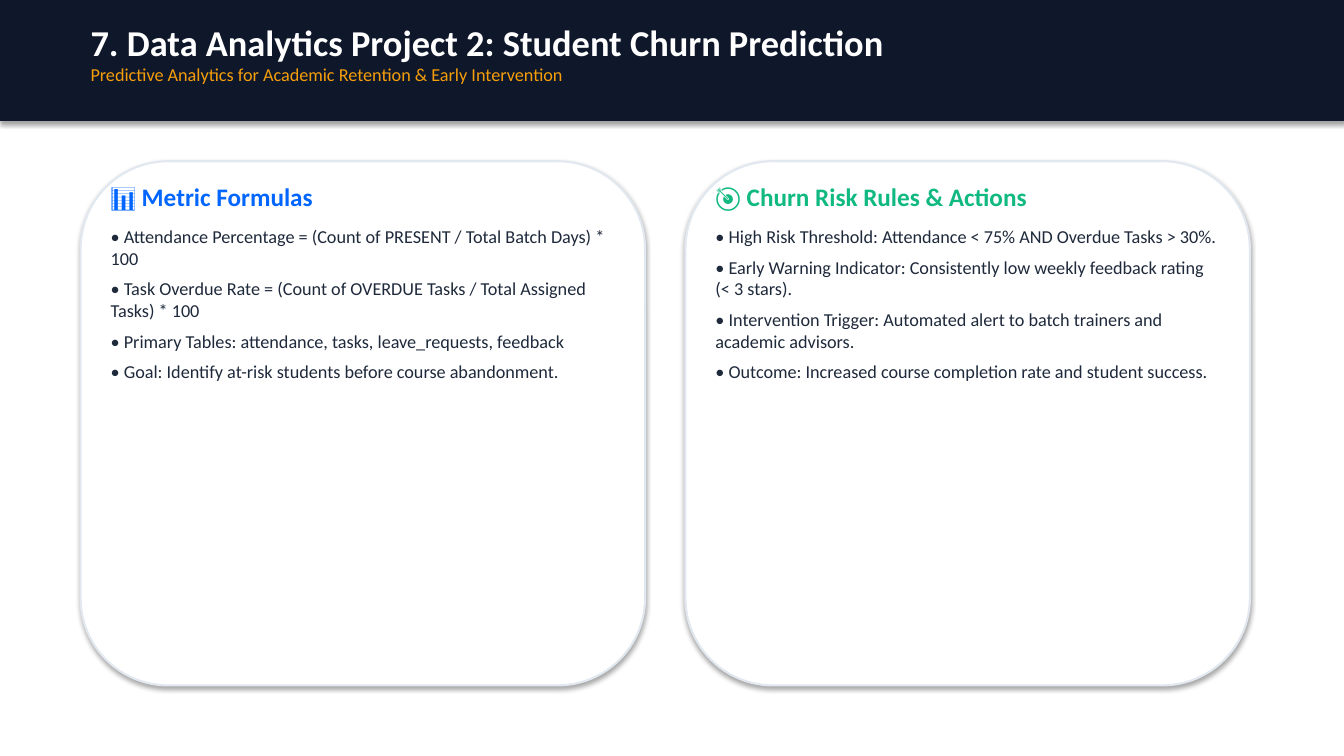
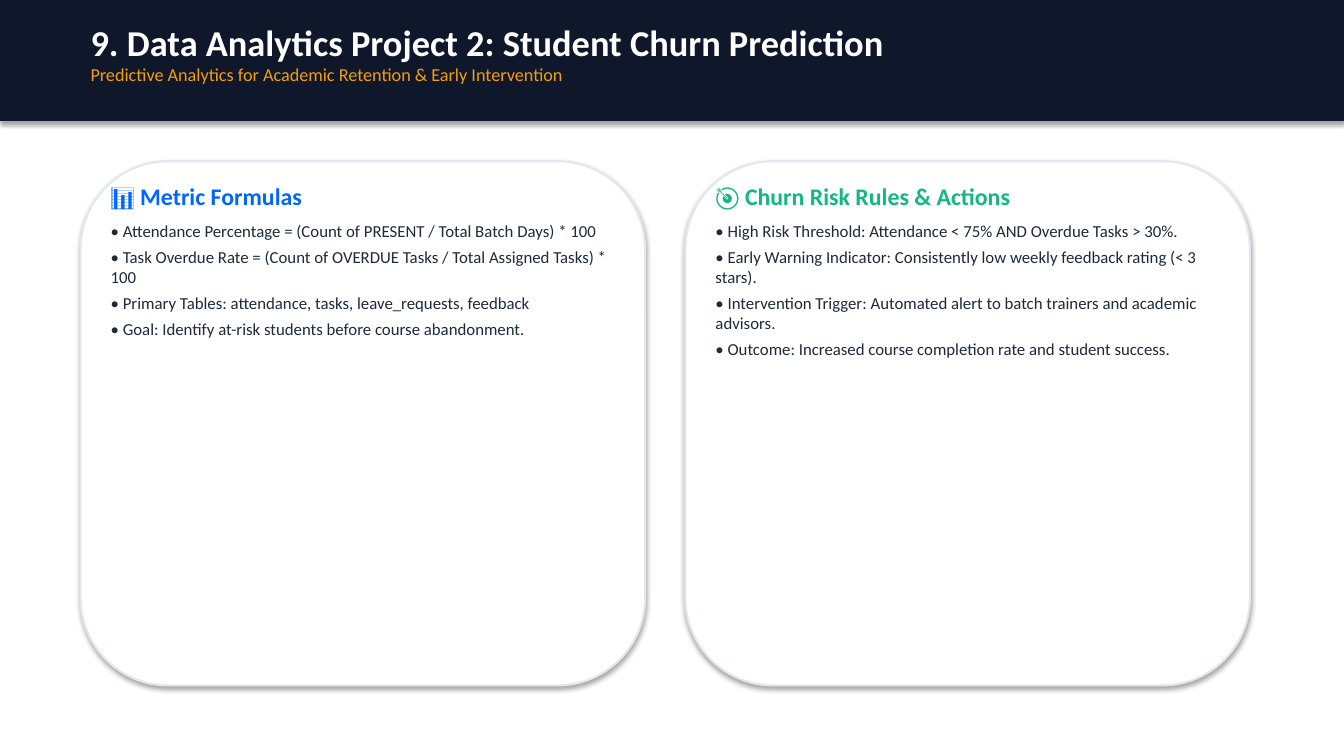
Before and after one commit to Devanshgupta712/Eduflow, a slide deck: slide 10 of LMS_Data_Architecture_and_Flow.pptx (slide 8 before the commit). Drawn at 1344x756 pixels with LibreOffice and Linux fonts; fonts in the diff are those of the drawing. Boxes give left, top, right and bottom in pixels: in the first picture for what was removed or moved away, otherwise in the second. Text is boxed around its words. In the diff, an @@ line names an element or a change of style, - is before the commit and + after.

Commit message:
Add dedicated ER diagram and Foreign Key table connection slides to LMS PowerPoint presentation

```diff
--- a/LMS_Data_Architecture_and_Flow.pptx
+++ b/LMS_Data_Architecture_and_Flow.pptx
@@ text at [91, 30, 883, 62]: text changed @@
-7. Data Analytics Project 2: Student Churn Prediction
+9. Data Analytics Project 2: Student Churn Prediction
@@ text "📊 Metric Formulas" at [111, 188, 596, 338]: size 18 to 17 pt in "📊 Metric Formulas"; size 13 to 12 pt; less space between paragraphs @@
@@ text "🎯 Churn Risk Rules & ..." at [715, 188, 1197, 358]: size 18 to 17 pt in "🎯 Churn Risk Rules & Actions"; size 13 to 12 pt; less space between paragraphs @@
```
Also in this commit, not shown: 9 other slides changed, 2 slides added, 2 other files.
